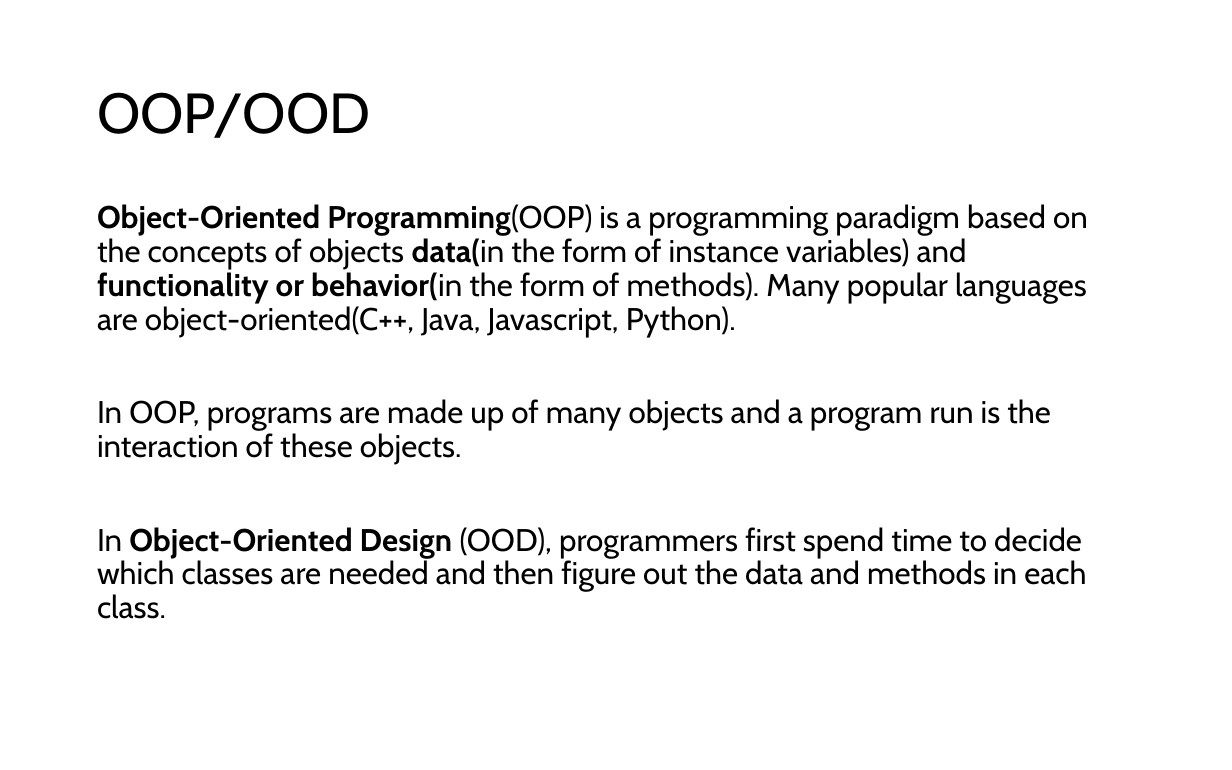
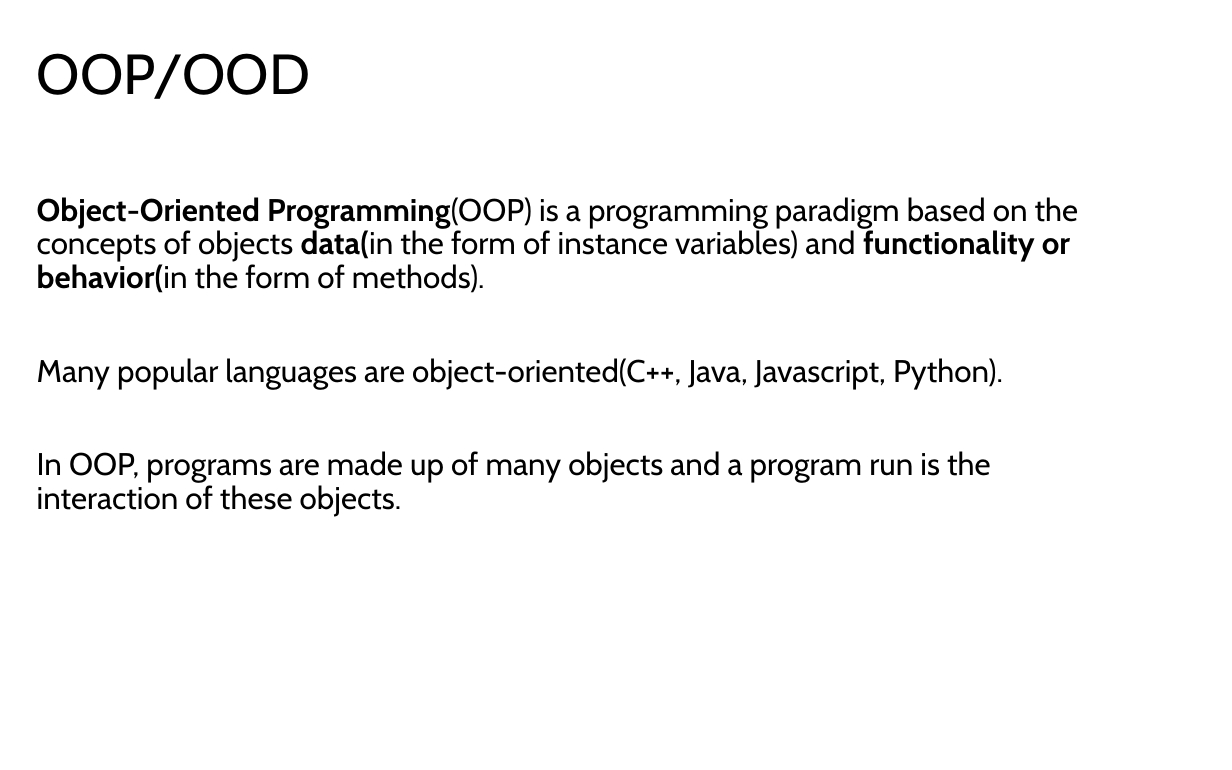
Before and after one commit to LongBaoNguyen/longbaonguyen.github.io, a slide deck: slide 6 of courses/apcsp/lect11a.pptx (slide 3 before the commit). Drawn at 1232x770 pixels with LibreOffice and Linux fonts; fonts in the diff are those of the drawing. Boxes give left, top, right and bottom in pixels: in the first picture for what was removed or moved away, otherwise in the second. Text is boxed around its words. In the diff, an @@ line names an element or a change of style, - is before the commit and + after.

```diff
--- a/courses/apcsp/lect11a.pptx
+++ b/courses/apcsp/lect11a.pptx
@@ title "OOP/OOD": place and size @@
-title "OOP/OOD" at (97, 92, 370, 138)
+title "OOP/OOD" at (37, 53, 310, 99)
@@ text "Object-Oriented Programming(OOP) is a programming ...": place and size @@
-text "Object-Oriented Programming(OOP) is a programming ..." at (97, 204, 1088, 619)
+text "Object-Oriented Programming(OOP) is a programming ..." at (37, 197, 1079, 516)
@@ text at (37, 197, 1079, 389): text changed @@
-Object-Oriented Programming(OOP) is a programming paradigm based on the concepts of objects data(in the form of instance variables) and functionality or behavior(in the form of methods). Many popular languages are object-oriented(C++, Java, Javascript, Python).
+Object-Oriented Programming(OOP) is a programming paradigm based on the concepts of objects data(in the form of instance variables) and functionality or behavior(in the form of methods).
+Many popular languages are object-oriented(C++, Java, Javascript, Python).
@@ text at (97, 527, 1086, 619): paragraph removed @@
-In Object-Oriented Design (OOD), programmers first spend time to decide which classes are needed and then figure out the data and methods in each class.
```
Also in this commit, not shown: 7 other slides changed, 2 slides added, 26 other files.
